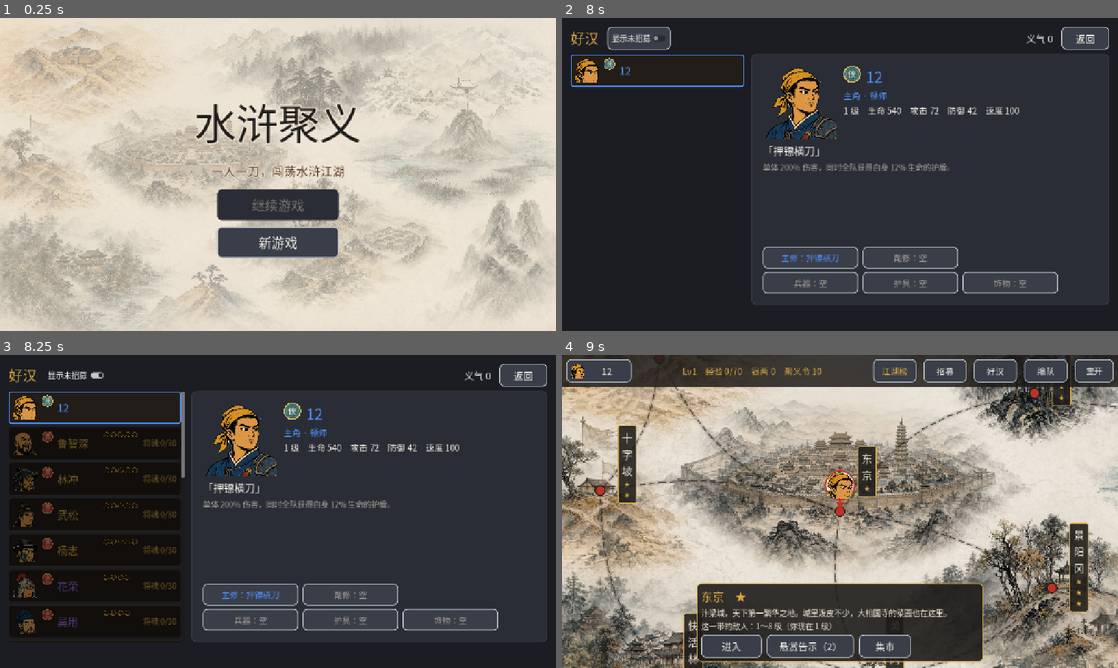
Above: before the commit, frames 1-4 (two rows, left to right).
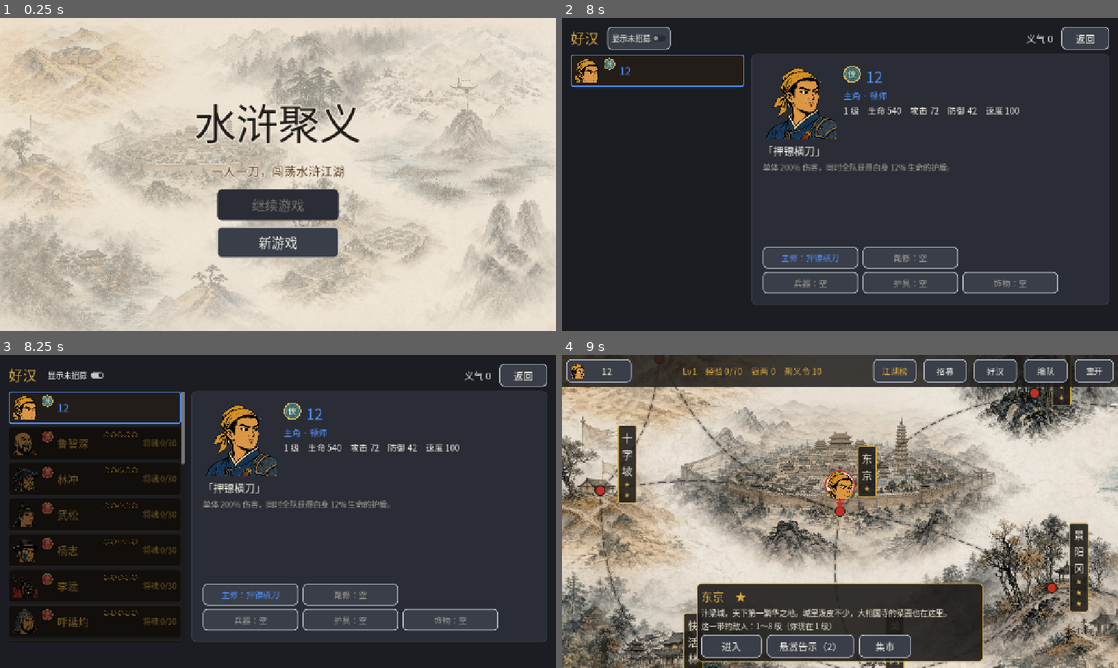
Above: after the commit, the same moments.

Repository: novalabs068/Game-shuihujuyi
Game: Godot game, scene res://scenes/main.tscn
Same seed, same stepped clock (60 frames per second), same inputs: the game is played once before the commit and once after it.
Inputs (mouse positions are in pixels of both pictures, inside the frame that each line leads up to):
- Up to frame 1 (0.25 s): no input
- Up to frame 2 (8 s): click "新游戏" at 0.5 s; click (662, 74) at 1.27 s; type "12" at 1.35 s; click "返回" at 2 s; click "新游戏" at 2.75 s; click (662, 74) at 3.52 s; type "12" at 3.6 s; click "踏入江湖" at 4.25 s; click "12" at 5 s; click "音乐：开" at 5.75 s; click "音乐：关" at 6.5 s; click "换武学、装备" at 7.25 s
- Up to frame 3 (8.25 s): click "显示未招募" at 8 s
- Up to frame 4 (9 s): click "返回" at 8.75 s

Frames 1-2 are identical in both runs. In frame 3, 0.6% of the frame differs, in the area x 2-34%, y 34-90%; in frame 4, nothing differs.

Commit message:
卡池第三批：群攻好汉李逵、呼延灼、秦明、凌振（旋风卷地、连环马阵、烈火燎原、轰天雷火），新增灼烧状态和重劈、震地、爆炸特效
Co-Authored-By: Claude Opus 5.5 <noreply@anthropic.com>

Diff:
--- a/art/crops.json
+++ b/art/crops.json
@@ -11,5 +11,13 @@
 	"lin_zhong_qiang_ren": {
 		"dx": -0.12,
 		"dy": 0.04
+	},
+	"qin_ming": {
+		"dx": 0.12,
+		"dy": 0.17
+	},
+	"li_kui": {
+		"dx": 0.21,
+		"dy": 0.12
 	}
 }
--- /dev/null
+++ b/data/heroes/huyan_zhuo.tres
@@ -0,0 +1,36 @@
+[gd_resource type="Resource" script_class="UnitData" format=3]
+
+[ext_resource type="Texture2D" path="res://art/busts/huyan_zhuo.png" id="1_8viyb"]
+[ext_resource type="Script" path="res://scripts/data/unit_data.gd" id="1_s84ih"]
+[ext_resource type="Script" path="res://scripts/data/skill_data.gd" id="2_jgosu"]
+[ext_resource type="Texture2D" path="res://art/faces/huyan_zhuo.png" id="2_uy7e6"]
+[ext_resource type="Texture2D" path="res://art/pixel/characters/huyan_zhuo.png" id="3_0jnoo"]
+[ext_resource type="Texture2D" path="res://art/portraits/huyan_zhuo.png" id="4_b18tt"]
+
+[sub_resource type="Resource" id="Resource_8viyb"]
+script = ExtResource("2_jgosu")
+display_name = "连环马阵"
+description = "敌方全体各受 80% 伤害，速度 -30%，持续 2 回合。"
+effect = 17
+power = 0.8
+turns = 2
+amount = 0.3
+cooldown = 4
+
+[resource]
+script = ExtResource("1_s84ih")
+id = &"huyan_zhuo"
+display_name = "呼延灼"
+nickname = "双鞭"
+rarity = 2
+tier = 0
+sort_order = 22
+base_hp = 620
+base_atk = 68
+base_def = 46
+base_spd = 92
+portrait = ExtResource("4_b18tt")
+bust = ExtResource("1_8viyb")
+face = ExtResource("2_uy7e6")
+map_sprite = ExtResource("3_0jnoo")
+skill = SubResource("Resource_8viyb")
--- /dev/null
+++ b/data/heroes/li_kui.tres
@@ -0,0 +1,36 @@
+[gd_resource type="Resource" script_class="UnitData" format=3]
+
+[ext_resource type="Script" path="res://scripts/data/unit_data.gd" id="1_eebhq"]
+[ext_resource type="Texture2D" path="res://art/busts/li_kui.png" id="1_s1ctg"]
+[ext_resource type="Texture2D" path="res://art/faces/li_kui.png" id="2_3ghyi"]
+[ext_resource type="Script" path="res://scripts/data/skill_data.gd" id="2_f2fy6"]
+[ext_resource type="Texture2D" path="res://art/pixel/characters/li_kui.png" id="3_hpdip"]
+[ext_resource type="Texture2D" path="res://art/portraits/li_kui.png" id="4_ivfko"]
+
+[sub_resource type="Resource" id="Resource_s1ctg"]
+script = ExtResource("2_f2fy6")
+display_name = "旋风卷地"
+description = "双斧抡开，敌方全体连砍两轮，每轮各受 50% 伤害。"
+effect = 20
+power = 0.5
+hits = 2
+cooldown = 4
+
+[resource]
+script = ExtResource("1_eebhq")
+id = &"li_kui"
+display_name = "李逵"
+nickname = "黑旋风"
+rarity = 2
+role = 1
+tier = 0
+sort_order = 21
+base_hp = 560
+base_atk = 80
+base_def = 32
+base_spd = 98
+portrait = ExtResource("4_ivfko")
+bust = ExtResource("1_s1ctg")
+face = ExtResource("2_3ghyi")
+map_sprite = ExtResource("3_hpdip")
+skill = SubResource("Resource_s1ctg")
--- /dev/null
+++ b/data/heroes/ling_zhen.tres
@@ -0,0 +1,37 @@
+[gd_resource type="Resource" script_class="UnitData" format=3]
+
+[ext_resource type="Script" path="res://scripts/data/unit_data.gd" id="1_kna12"]
+[ext_resource type="Texture2D" path="res://art/busts/ling_zhen.png" id="1_sjr6a"]
+[ext_resource type="Script" path="res://scripts/data/skill_data.gd" id="2_4fyqs"]
+[ext_resource type="Texture2D" path="res://art/faces/ling_zhen.png" id="2_65r65"]
+[ext_resource type="Texture2D" path="res://art/pixel/characters/ling_zhen.png" id="3_ycvgd"]
+[ext_resource type="Texture2D" path="res://art/portraits/ling_zhen.png" id="4_gsykq"]
+
+[sub_resource type="Resource" id="Resource_sjr6a"]
+script = ExtResource("2_4fyqs")
+display_name = "轰天雷火"
+description = "敌方全体各受 70% 伤害，并灼烧 2 回合（每回合掉凌振攻击 40% 的血，无视防御）。"
+effect = 19
+power = 0.7
+turns = 2
+amount = 0.4
+cooldown = 4
+
+[resource]
+script = ExtResource("1_kna12")
+id = &"ling_zhen"
+display_name = "凌振"
+nickname = "轰天雷"
+rarity = 1
+role = 2
+tier = 2
+sort_order = 24
+base_hp = 340
+base_atk = 62
+base_def = 22
+base_spd = 96
+portrait = ExtResource("4_gsykq")
+bust = ExtResource("1_sjr6a")
+face = ExtResource("2_65r65")
+map_sprite = ExtResource("3_ycvgd")
+skill = SubResource("Resource_sjr6a")
--- /dev/null
+++ b/data/heroes/qin_ming.tres
@@ -0,0 +1,36 @@
+[gd_resource type="Resource" script_class="UnitData" format=3]
+
+[ext_resource type="Texture2D" path="res://art/busts/qin_ming.png" id="1_2osto"]
+[ext_resource type="Script" path="res://scripts/data/unit_data.gd" id="1_pt5uq"]
+[ext_resource type="Script" path="res://scripts/data/skill_data.gd" id="2_lo46b"]
+[ext_resource type="Texture2D" path="res://art/faces/qin_ming.png" id="2_yvcqe"]
+[ext_resource type="Texture2D" path="res://art/pixel/characters/qin_ming.png" id="3_bui4s"]
+[ext_resource type="Texture2D" path="res://art/portraits/qin_ming.png" id="4_8g24v"]
+
+[sub_resource type="Resource" id="Resource_2osto"]
+script = ExtResource("2_lo46b")
+display_name = "烈火燎原"
+description = "敌方全体各受 70% 伤害；怒气越高越疼，满怒时伤害翻倍（不消耗怒气）。"
+effect = 18
+power = 0.7
+amount = 1.0
+cooldown = 4
+
+[resource]
+script = ExtResource("1_pt5uq")
+id = &"qin_ming"
+display_name = "秦明"
+nickname = "霹雳火"
+rarity = 2
+role = 1
+tier = 0
+sort_order = 23
+base_hp = 560
+base_atk = 76
+base_def = 38
+base_spd = 94
+portrait = ExtResource("4_8g24v")
+bust = ExtResource("1_2osto")
+face = ExtResource("2_yvcqe")
+map_sprite = ExtResource("3_bui4s")
+skill = SubResource("Resource_2osto")
--- a/scripts/battle/battle_model.gd
+++ b/scripts/battle/battle_model.gd
@@ -27,6 +27,13 @@
 const TURN_PREVIEW_COUNT := 6
 ## 自动战斗时，有队友血量低于这个比例才用治疗技能
 const AI_HEAL_THRESHOLD := 0.6
+## 群攻技能命中时播的特效（art/fx），没列的用默认的刀光
+const SKILL_FX := {
+	SkillData.Effect.ALL_FOES_SLOW: "ground_slam",
+	SkillData.Effect.ALL_FOES_RAGE: "ground_slam",
+	SkillData.Effect.ALL_FOES_BURN: "explosion",
+	SkillData.Effect.ALL_FOES_MULTI: "heavy_cleave",
+}
 
 var stage: StageData
 var units: Array[BattleUnit] = []
@@ -39,6 +46,8 @@
 
 var _events: Array[Dictionary] = []
 var _extra_action := false
+## 这次技能命中时播的特效（群攻技能各有各的），写进 damage 事件的 fx
+var _hit_fx := ""
 
 
 func _init(p_stage: StageData, team: Array[UnitData], hero_level: int, p_combos: Array[ComboData], seed_value: int = -1) -> void:
@@ -134,6 +143,15 @@
 		var amount := mini(roundi(actor.max_hp * Equipment.REGEN_RATIO), actor.max_hp - actor.hp)
 		actor.hp += amount
 		_emit("heal", actor, "+%d" % amount, "%s 回春，回复 %d 生命" % [actor.display_name(), amount])
+	if actor.burn_turns > 0:
+		actor.burn_turns -= 1
+		var burn := mini(actor.burn_damage, actor.hp)
+		actor.hp -= burn
+		_emit("damage", actor, "灼烧 -%d" % burn, "%s 被火烧，损失 %d 生命" % [actor.display_name(), burn])
+		if not actor.is_alive():
+			_on_death(actor)
+			_finish_turn(actor)
+			return _events
 	if actor.stun_turns > 0:
 		actor.stun_turns -= 1
 		_emit("info", actor, "眩晕", "%s 被眩晕，跳过本回合" % actor.display_name())
@@ -226,6 +244,7 @@
 	# 机变：冷却少 1 回合，最少 1 回合
 	actor.skill_cooldown = maxi(s.cooldown - 1, 1) if actor.has_gear(&"nimble") else s.cooldown
 	_emit("skill", actor, s.display_name, "%s 使用「%s」" % [actor.display_name(), s.display_name])
+	_hit_fx = SKILL_FX.get(s.effect, "")
 	match s.effect:
 		SkillData.Effect.DAMAGE:
 			_deal(actor, _pick_foe(actor, wanted), s.power)
@@ -291,6 +310,30 @@
 		SkillData.Effect.ALL_FOES:
 			for foe in foes_of(actor):
 				_deal(actor, foe, s.power)
+		SkillData.Effect.ALL_FOES_SLOW:
+			for foe in foes_of(actor):
+				_deal(actor, foe, s.power)
+				if foe.is_alive():
+					foe.buffs.append(BattleUnit.Buff.new("踩踏", 0.0, -s.amount, s.turns))
+					_emit("info", foe, "减速", "")
+		SkillData.Effect.ALL_FOES_RAGE:
+			var k := 1.0 + s.amount * actor.rage / BattleUnit.RAGE_MAX
+			if actor.rage >= BattleUnit.RAGE_MAX / 2:
+				_emit("info", actor, "怒火", "%s 怒火正盛，伤害 ×%.1f" % [actor.display_name(), k])
+			for foe in foes_of(actor):
+				_deal(actor, foe, s.power * k)
+		SkillData.Effect.ALL_FOES_BURN:
+			var burn := maxi(1, roundi(actor.atk() * s.amount))
+			for foe in foes_of(actor):
+				_deal(actor, foe, s.power)
+				if foe.is_alive():
+					foe.burn_damage = maxi(foe.burn_damage if foe.burn_turns > 0 else 0, burn)
+					foe.burn_turns = maxi(foe.burn_turns, s.turns)
+					_emit("info", foe, "灼烧", "")
+		SkillData.Effect.ALL_FOES_MULTI:
+			for i in s.hits:
+				for foe in foes_of(actor):
+					_deal(actor, foe, s.power)
 		SkillData.Effect.CRIPPLE:
 			var target := _pick_foe(actor, wanted)
 			_deal(actor, target, s.power)
@@ -316,6 +359,7 @@
 			# 绕过嘲讽，打预告里的目标（预告时血量比例最低的人）
 			var target := wanted if wanted != null and wanted.is_alive() else _weakest(foes_of(actor))
 			_deal(actor, target, s.power)
+	_hit_fx = ""
 	actor.add_rage(RAGE_ON_SKILL)
 
 
@@ -379,9 +423,7 @@
 	var popup := ("暴击 -%d" if crit else "-%d") % amount
 	_emit("damage", target, popup, "%s 对 %s 造成 %d 伤害" % [attacker.display_name(), target.display_name(), amount], crit, attacker)
 	if not target.is_alive():
-		if target.side == BattleUnit.Side.PLAYER:
-			player_deaths += 1
-		_emit("death", target, "倒下", "%s 倒下了" % target.display_name())
+		_on_death(target)
 	elif target.data.is_boss and not target.enraged and target.hp_ratio() < ENRAGE_THRESHOLD:
 		target.enraged = true
 		target.buffs.append(BattleUnit.Buff.new(target.data.enrage_name, target.data.enrage_atk_bonus, 0.0, target.data.enrage_turns))
@@ -390,6 +432,14 @@
 
 
 # --- 内部工具 ---
+
+func _on_death(unit: BattleUnit) -> void:
+	if unit.side == BattleUnit.Side.PLAYER:
+		player_deaths += 1
+	unit.burn_turns = 0
+	_emit("death", unit, "倒下", "%s 倒下了" % unit.display_name())
+
+
 
 ## 装备的开战效果：疾风加速。
 func _apply_opening_gear(u: BattleUnit) -> void:
@@ -461,7 +511,7 @@
 			return not actor.is_taunting()
 		SkillData.Effect.STUN, SkillData.Effect.STUN_ALL:
 			return foes.any(func(u: BattleUnit) -> bool: return u.stun_turns == 0)
-		SkillData.Effect.ALL_FOES:
+		SkillData.Effect.ALL_FOES, SkillData.Effect.ALL_FOES_SLOW, SkillData.Effect.ALL_FOES_RAGE, SkillData.Effect.ALL_FOES_BURN, SkillData.Effect.ALL_FOES_MULTI:
 			return foes.size() >= 2 or foes[0].hp_ratio() > 0.5
 	return true
 
@@ -485,4 +535,4 @@
 
 
 func _emit(kind: String, unit: BattleUnit, popup: String, log_text: String, big := false, source: BattleUnit = null) -> void:
-	_events.append({"kind": kind, "unit": unit, "popup": popup, "log": log_text, "big": big, "source": source})
+	_events.append({"kind": kind, "unit": unit, "popup": popup, "log": log_text, "big": big, "source": source, "fx": _hit_fx if kind == "damage" else ""})
--- a/scripts/battle/battle_unit.gd
+++ b/scripts/battle/battle_unit.gd
@@ -46,6 +46,9 @@
 var buffs: Array[Buff] = []
 var next_time := 0.0
 var enraged := false
+## 灼烧：每次轮到自己时掉 burn_damage 血，还剩 burn_turns 次
+var burn_damage := 0
+var burn_turns := 0
 ## 敌人预告的下一步：用技能还是普攻、打谁。只有敌人有，见 BattleModel.intent_target_of()
 var intent_skill := false
 var intent_target: BattleUnit
@@ -152,6 +155,8 @@
 		tags.append("防御")
 	if stun_turns > 0:
 		tags.append("眩晕")
+	if burn_turns > 0:
+		tags.append("灼烧")
 	if shield > 0:
 		tags.append("盾%d" % shield)
 	for b in buffs:
--- a/scripts/data/skill_data.gd
+++ b/scripts/data/skill_data.gd
@@ -20,6 +20,10 @@
 	WEAKEN_ALL,  ## 敌方全体攻击 -amount，持续 turns 回合
 	TEAM_ATK,    ## 全队攻击 +amount，持续 turns 回合
 	STUN_ALL,    ## 敌方全体眩晕 turns 回合
+	ALL_FOES_SLOW,  ## 敌方全体各受 power 倍伤害，速度 -amount，持续 turns 回合
+	ALL_FOES_RAGE,  ## 敌方全体各受 power 倍伤害；自己怒气越高越疼，满怒时 ×(1+amount)。不消耗怒气
+	ALL_FOES_BURN,  ## 敌方全体各受 power 倍伤害，并灼烧 turns 回合：每次轮到时掉施放者攻击 amount 倍的血（无视防御）
+	ALL_FOES_MULTI, ## 敌方全体连打 hits 轮，每轮各受 power 倍伤害
 }
 
 @export var display_name: String
--- a/scripts/ui/battle_view.gd
+++ b/scripts/ui/battle_view.gd
@@ -160,9 +160,17 @@
 				wait = 0.6
 			"damage":
 				var from_left := source == null or source.side == BattleUnit.Side.PLAYER
+				var fx: String = e.get("fx", "")
 				if source != null and source != unit:
 					await _cards[source].lunge(card.position)
-					FxSprite.spawn(self, "sword_slash", card.hit_point(), FX_SCALE, not from_left)
+					if fx == "":
+						FxSprite.spawn(self, "sword_slash", card.hit_point(), FX_SCALE, not from_left)
+				# 群攻技能各有各的特效：爆炸、震地落在脚下，重劈对着胸口
+				if fx == "heavy_cleave":
+					FxSprite.spawn(self, fx, card.hit_point(), FX_SCALE * 0.8, not from_left)
+				elif fx != "":
+					FxSprite.spawn(self, fx, card.feet_point(), 1.1, not from_left)
+					_shake_screen(6.0)
 				FxSprite.spawn(self, "crit_hit" if big else "hit_spark", card.hit_point(), FX_SCALE * (0.8 if big else 1.0), not from_left)
 				card.flash()
 				card.shake()
--- a/scripts/ui/fx_sheets.gd
+++ b/scripts/ui/fx_sheets.gd
@@ -10,4 +10,8 @@
 	"poof": [112, 92, 7, 49, 30, false, 56, 80],
 	"cursed": [64, 84, 10, 72, 30, true, 32, 76],
 	"stunned": [60, 64, 8, 60, 30, true, 30, 56],
+	"explosion": [300, 240, 12, 66, 30, false, 150, 196],
+	"ground_slam": [288, 208, 9, 64, 30, false, 144, 164],
+	"heavy_cleave": [208, 116, 6, 58, 30, false, 68, 96],
+	"burning": [80, 124, 12, 90, 30, true, 40, 94],
 }
--- a/scripts/ui/unit_card.gd
+++ b/scripts/ui/unit_card.gd
@@ -121,6 +121,7 @@
 	_sync_overlay("stunned", not dead and unit.stun_turns > 0, Vector2(FEET.x, 40), 2.2)
 	var weakened := unit.buffs.any(func(b: BattleUnit.Buff) -> bool: return b.atk_bonus < 0.0 or b.spd_bonus < 0.0)
 	_sync_overlay("cursed", not dead and weakened, FEET, 2.4)
+	_sync_overlay("burning", not dead and unit.burn_turns > 0, FEET + Vector2(0, -10), 1.6)
 	queue_redraw()
 
 
--- a/tests/test_runner.gd
+++ b/tests/test_runner.gd
@@ -42,6 +42,7 @@
 		"test_world_roads",
 		"test_gear_effects",
 		"test_new_skill_effects",
+		"test_aoe_skill_effects",
 		"test_steal_skips_debuffs",
 		"test_hero_pool_tiers",
 		"test_simulated_win_rate",
@@ -118,7 +119,7 @@
 
 func test_data_loads() -> bool:
 	var GameDB: GDScript = load("res://scripts/autoload/game_db.gd")
-	check_eq(GameDB.load_dir("res://data/heroes/").size(), 20, "20 heroes")
+	check_eq(GameDB.load_dir("res://data/heroes/").size(), 24, "24 heroes")
 	check_eq(GameDB.load_dir("res://data/combos/").size(), 3, "3 combos")
 	var stage: StageData = load("res://data/stages/stage_1_7.tres")
 	check_eq(stage.enemies.size(), 3, "stage 1-7 has 3 enemies")
@@ -301,6 +302,69 @@
 	return true
 
 
+func test_aoe_skill_effects() -> bool:
+	var foes: Array[UnitData] = [unit_data(&"a", [5000, 10, 100, 100]), unit_data(&"b", [5000, 10, 100, 100])]
+	# 连环马：全体挨打并减速
+	var m := battle([unit_data(&"p", [500, 100, 10, 200], skill(SkillData.Effect.ALL_FOES_SLOW, {power = 1.0, amount = 0.3, turns = 2}))], foes)
+	advance_to(m, &"p")
+	m.act(BattleModel.Action.SKILL)
+	for id: StringName in [&"a", &"b"]:
+		var u := by_id(m, id)
+		check(u.hp < 5000 and is_equal_approx(u.spd(), 70.0), "slow-all hits and slows %s" % id)
+	# 烈火燎原：怒气越高越疼，满怒时翻倍，不消耗怒气
+	var blaze := skill(SkillData.Effect.ALL_FOES_RAGE, {power = 1.0, amount = 1.0})
+	m = battle([unit_data(&"p", [500, 100, 10, 200], blaze)], [unit_data(&"e", [50000, 10, 0, 10])])
+	advance_to(m, &"p")
+	m.act(BattleModel.Action.SKILL)
+	var calm := 50000 - by_id(m, &"e").hp
+	m = battle([unit_data(&"p", [500, 100, 10, 200], blaze)], [unit_data(&"e", [50000, 10, 0, 10])])
+	advance_to(m, &"p")
+	m.current.rage = BattleUnit.RAGE_MAX
+	m.act(BattleModel.Action.SKILL)
+	check(50000 - by_id(m, &"e").hp > calm * 1.8, "rage-all nearly doubles at full rage")
+	check_eq(by_id(m, &"p").rage, BattleUnit.RAGE_MAX, "rage-all keeps the rage")
+	# 轰天雷：全体灼烧，轮到时掉血（无视防御），烧完就停
+	m = battle([unit_data(&"p", [500, 100, 10, 200], skill(SkillData.Effect.ALL_FOES_BURN, {power = 1.0, amount = 0.4, turns = 2}))], foes)
+	advance_to(m, &"p")
+	m.act(BattleModel.Action.SKILL)
+	var a := by_id(m, &"a")
+	check_eq(a.burn_turns, 2, "burn lasts 2 turns")
+	check(a.status_tags().has("灼烧"), "burn shows as a status")
+	var before := a.hp
+	advance_to(m, &"a")
+	check_eq(before - a.hp, 40, "burn deals 40% of the caster's attack")
+	m.act(BattleModel.Action.GUARD)
+	advance_to(m, &"a")
+	m.act(BattleModel.Action.GUARD)
+	before = a.hp
+	advance_to(m, &"a")
+	check_eq(a.hp, before, "burn stops after its turns")
+	# 灼烧烧死最后一个敌人：直接赢
+	m = battle([unit_data(&"p", [500, 100, 10, 200], skill(SkillData.Effect.ALL_FOES_BURN, {power = 0.01, amount = 0.4, turns = 2}))], [unit_data(&"e", [5000, 10, 10, 100])])
+	advance_to(m, &"p")
+	m.act(BattleModel.Action.SKILL)
+	by_id(m, &"e").hp = 10
+	for i in 6:
+		m.start_next_turn()
+		if m.result != BattleModel.Result.ONGOING:
+			break
+		if m.current != null:
+			m.act(BattleModel.Action.GUARD)
+	check_eq(m.result, BattleModel.Result.WIN, "burning to death wins the fight")
+	# 旋风卷地：全体连打两轮
+	m = battle([unit_data(&"p", [500, 100, 10, 200], skill(SkillData.Effect.ALL_FOES_MULTI, {power = 0.5, hits = 2}))], foes)
+	advance_to(m, &"p")
+	var hits_on_b := m.act(BattleModel.Action.SKILL).filter(func(e: Dictionary) -> bool: return e["kind"] == "damage" and e["unit"] == by_id(m, &"b"))
+	check_eq(hits_on_b.size(), 2, "multi-all hits each foe twice")
+	# 群攻技能的命中带上各自的特效
+	m = battle([unit_data(&"p", [500, 100, 10, 200], skill(SkillData.Effect.ALL_FOES_BURN, {power = 1.0, amount = 0.4, turns = 2}))], foes)
+	advance_to(m, &"p")
+	var events := m.act(BattleModel.Action.SKILL)
+	var hits := events.filter(func(e: Dictionary) -> bool: return e["kind"] == "damage")
+	check(hits.size() == 2 and hits.all(func(e: Dictionary) -> bool: return e["fx"] == "explosion"), "burn hits carry the explosion fx")
+	return true
+
+
 func test_steal_skips_debuffs() -> bool:
 	var m := battle([unit_data(&"thief", [500, 10, 10, 100], skill(SkillData.Effect.STEAL))], [unit_data(&"e", [500, 10, 10, 90])])
 	var e := by_id(m, &"e")
@@ -322,7 +386,7 @@
 		counts[h.tier] += 1
 		check(h.skill != null and h.skill.description != "", "%s has a described skill" % h.display_name)
 		check(h.portrait != null and h.bust != null and h.face != null, "%s has art" % h.display_name)
-	check_eq(counts, [4, 5, 6, 5], "tier spread 甲4 乙5 丙6 丁5")
+	check_eq(counts, [7, 5, 7, 5], "tier spread 甲7 乙5 丙7 丁5")
 	return true
 
 
Binary file added: art/busts/huyan_zhuo.png
Not shown, added: art/busts/huyan_zhuo.png.import
Binary file added: art/busts/li_kui.png
Not shown, added: art/busts/li_kui.png.import
Binary file added: art/busts/ling_zhen.png
Not shown, added: art/busts/ling_zhen.png.import
Binary file added: art/busts/qin_ming.png
Not shown, added: art/busts/qin_ming.png.import
Binary file added: art/faces/huyan_zhuo.png
Not shown, added: art/faces/huyan_zhuo.png.import
Binary file added: art/faces/li_kui.png
Not shown, added: art/faces/li_kui.png.import
(and 34 more such lines)
